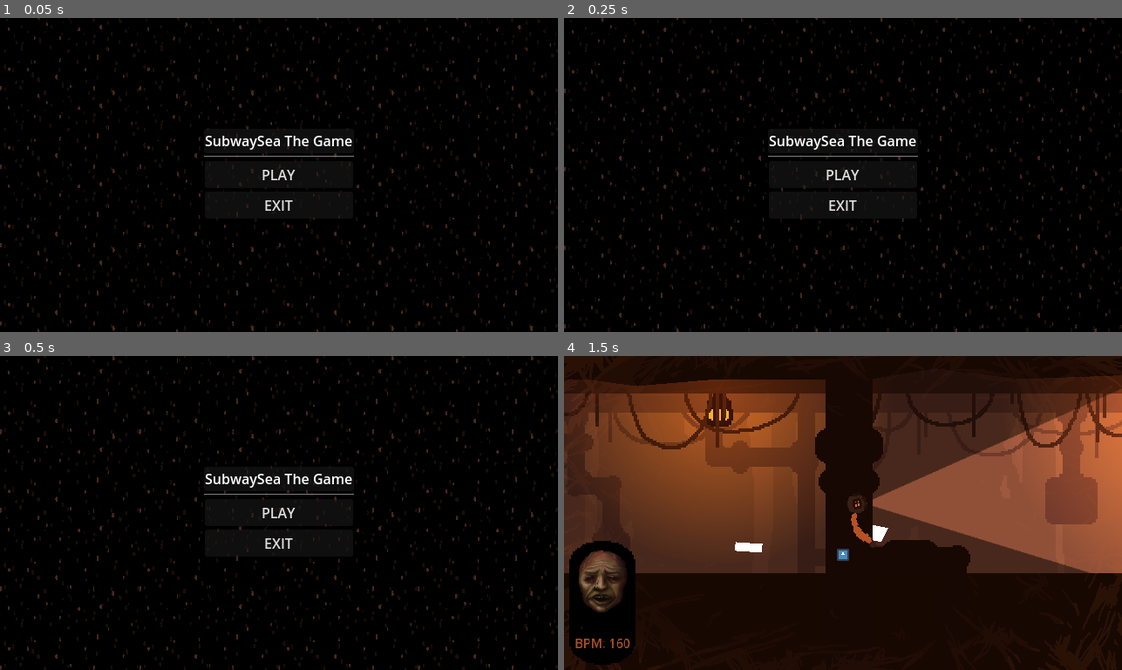
Above: before the commit, frames 1-4 (two rows, left to right).
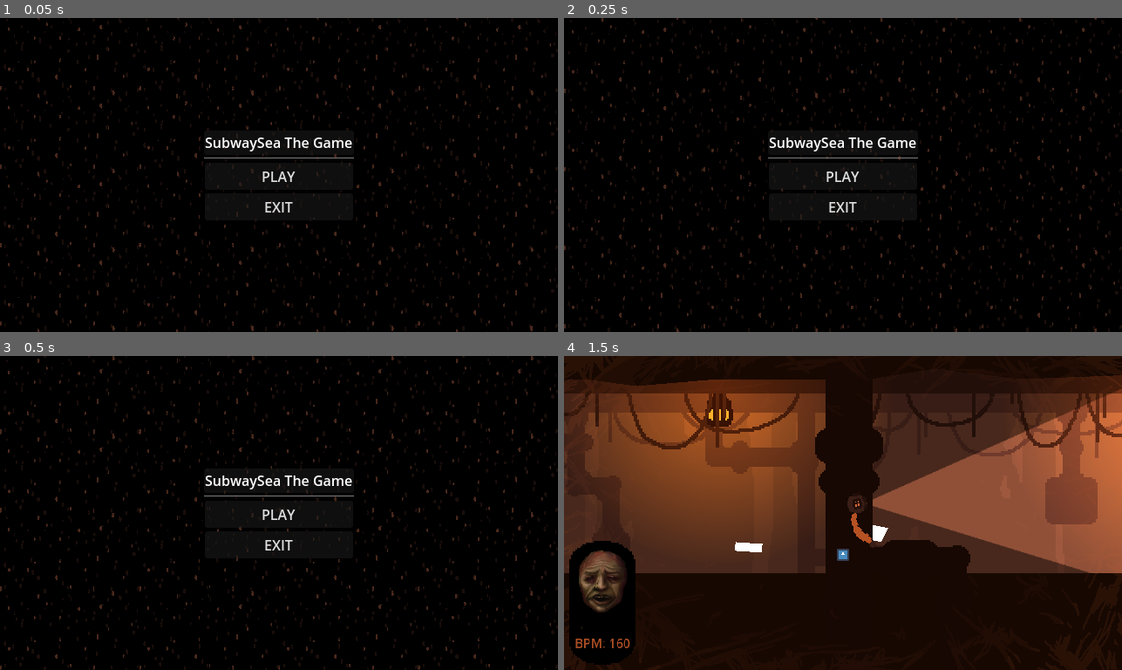
Above: after the commit, the same moments.

Repository: Parker-Vetter/SubwayUnderSea
Game: Godot game, scene res://Scenes/main_menu.tscn
The game is run twice, just before and just after one commit, with the same random seed, the same clock (stepped at 60 frames per second) and the same inputs. This scene is started directly instead of the project's main scene. The engine's default icon, where the game draws it, is replaced by a stand-in: a white triangle on a blue panel in a dark square.
Inputs (mouse positions are in pixels of both pictures, inside the frame that each line leads up to):
- Up to frame 1 (0.05 s): no input
- Up to frame 2 (0.25 s): no input
- Up to frame 3 (0.5 s): no input
- Up to frame 4 (1.5 s): click "PLAY" at 0.5 s; move the mouse to (965, 497) at 1.27 s; hold D (right) from 1.28 s (still down); tap Space (interact) at 1.35 s

The runs differ from the first frame. In frame 1, 0.8% of the frame differs, in the area x 36-64%, y 35-65%; in frame 2, 0.8%; in frame 3, 0.8%; in frame 4, nothing differs.

Commit message:
Little tweaks that bugged me

Diff:
--- a/subwaysea/Scenes/MainScene.tscn
+++ b/subwaysea/Scenes/MainScene.tscn
@@ -535,7 +535,8 @@
 position = Vector2(1584, 492)
 
 [node name="depthGague" parent="." instance=ExtResource("24_o1462")]
-position = Vector2(1900, 964)
+position = Vector2(1901, 966)
+metadata/_edit_lock_ = true
 
 [node name="CanvasModulate" type="CanvasModulate" parent="."]
 visible = false
--- a/subwaysea/Scenes/main_menu.tscn
+++ b/subwaysea/Scenes/main_menu.tscn
@@ -9,37 +9,38 @@
 
 [node name="Node" type="Node"]
 
-[node name="Main Menu" type="Control" parent="."]
+[node name="CanvasLayer" type="CanvasLayer" parent="."]
+
+[node name="Main Menu" type="Control" parent="CanvasLayer"]
 layout_mode = 3
 anchors_preset = 0
 script = ExtResource("1_pmlfr")
 
-[node name="HBoxContainer" type="HBoxContainer" parent="Main Menu"]
+[node name="HBoxContainer" type="HBoxContainer" parent="CanvasLayer/Main Menu"]
 layout_mode = 1
 anchors_preset = 8
 anchor_left = 0.5
 anchor_top = 0.5
 anchor_right = 0.5
 anchor_bottom = 0.5
-offset_left = -320.0
-offset_top = -180.0
-offset_right = 320.0
-offset_bottom = 180.0
+offset_top = 2.0
+offset_right = 640.0
+offset_bottom = 362.0
 grow_horizontal = 2
 grow_vertical = 2
 alignment = 1
 
-[node name="VBoxContainer" type="VBoxContainer" parent="Main Menu/HBoxContainer"]
+[node name="VBoxContainer" type="VBoxContainer" parent="CanvasLayer/Main Menu/HBoxContainer"]
 layout_mode = 2
 size_flags_horizontal = 4
 alignment = 1
 
-[node name="TitleBar" type="Label" parent="Main Menu/HBoxContainer/VBoxContainer"]
+[node name="TitleBar" type="Label" parent="CanvasLayer/Main Menu/HBoxContainer/VBoxContainer"]
 z_index = 1
 layout_mode = 2
 text = "SubwaySea The Game"
 
-[node name="TitleBarPanel" type="Panel" parent="Main Menu/HBoxContainer/VBoxContainer/TitleBar"]
+[node name="TitleBarPanel" type="Panel" parent="CanvasLayer/Main Menu/HBoxContainer/VBoxContainer/TitleBar"]
 z_as_relative = false
 layout_mode = 1
 anchors_preset = -1
@@ -52,15 +53,15 @@
 offset_right = -0.0200043
 offset_bottom = 0.0100002
 
-[node name="HSeparator" type="HSeparator" parent="Main Menu/HBoxContainer/VBoxContainer"]
+[node name="HSeparator" type="HSeparator" parent="CanvasLayer/Main Menu/HBoxContainer/VBoxContainer"]
 layout_mode = 2
 
-[node name="Play Button" type="Button" parent="Main Menu/HBoxContainer/VBoxContainer"]
+[node name="Play Button" type="Button" parent="CanvasLayer/Main Menu/HBoxContainer/VBoxContainer"]
 texture_filter = 1
 layout_mode = 2
 text = "PLAY"
 
-[node name="Button" type="Button" parent="Main Menu/HBoxContainer/VBoxContainer"]
+[node name="Button" type="Button" parent="CanvasLayer/Main Menu/HBoxContainer/VBoxContainer"]
 texture_filter = 1
 layout_mode = 2
 text = "EXIT"
@@ -118,6 +119,6 @@
 
 [node name="SpriteHolder" type="Node2D" parent="FloatingSpritesinOcean"]
 
-[connection signal="pressed" from="Main Menu/HBoxContainer/VBoxContainer/Play Button" to="Main Menu" method="_on_play_button_pressed"]
-[connection signal="pressed" from="Main Menu/HBoxContainer/VBoxContainer/Button" to="Main Menu" method="_on_button_pressed"]
+[connection signal="pressed" from="CanvasLayer/Main Menu/HBoxContainer/VBoxContainer/Play Button" to="CanvasLayer/Main Menu" method="_on_play_button_pressed"]
+[connection signal="pressed" from="CanvasLayer/Main Menu/HBoxContainer/VBoxContainer/Button" to="CanvasLayer/Main Menu" method="_on_button_pressed"]
 [connection signal="timeout" from="FloatingSpritesinOcean/Spawner" to="FloatingSpritesinOcean" method="_on_spawner_timeout"]
